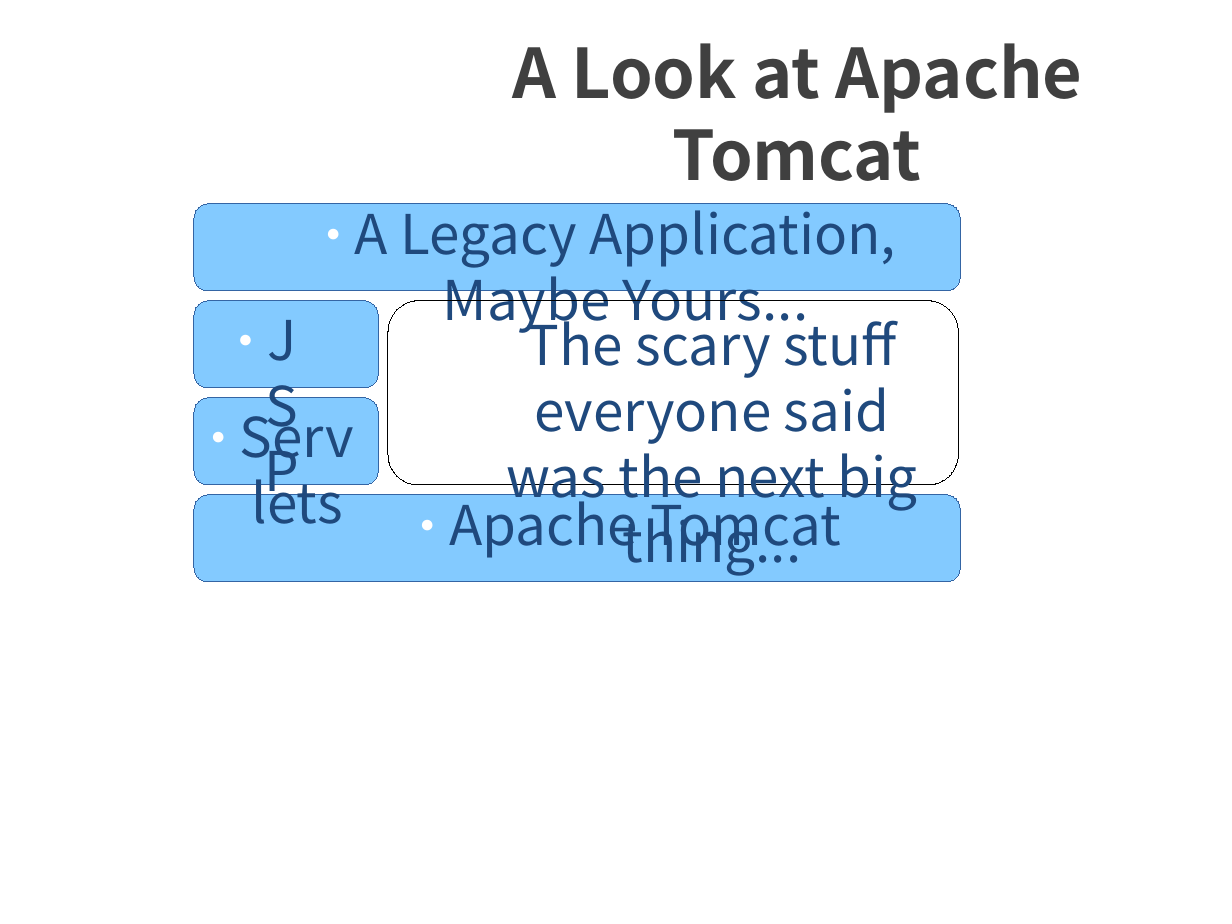
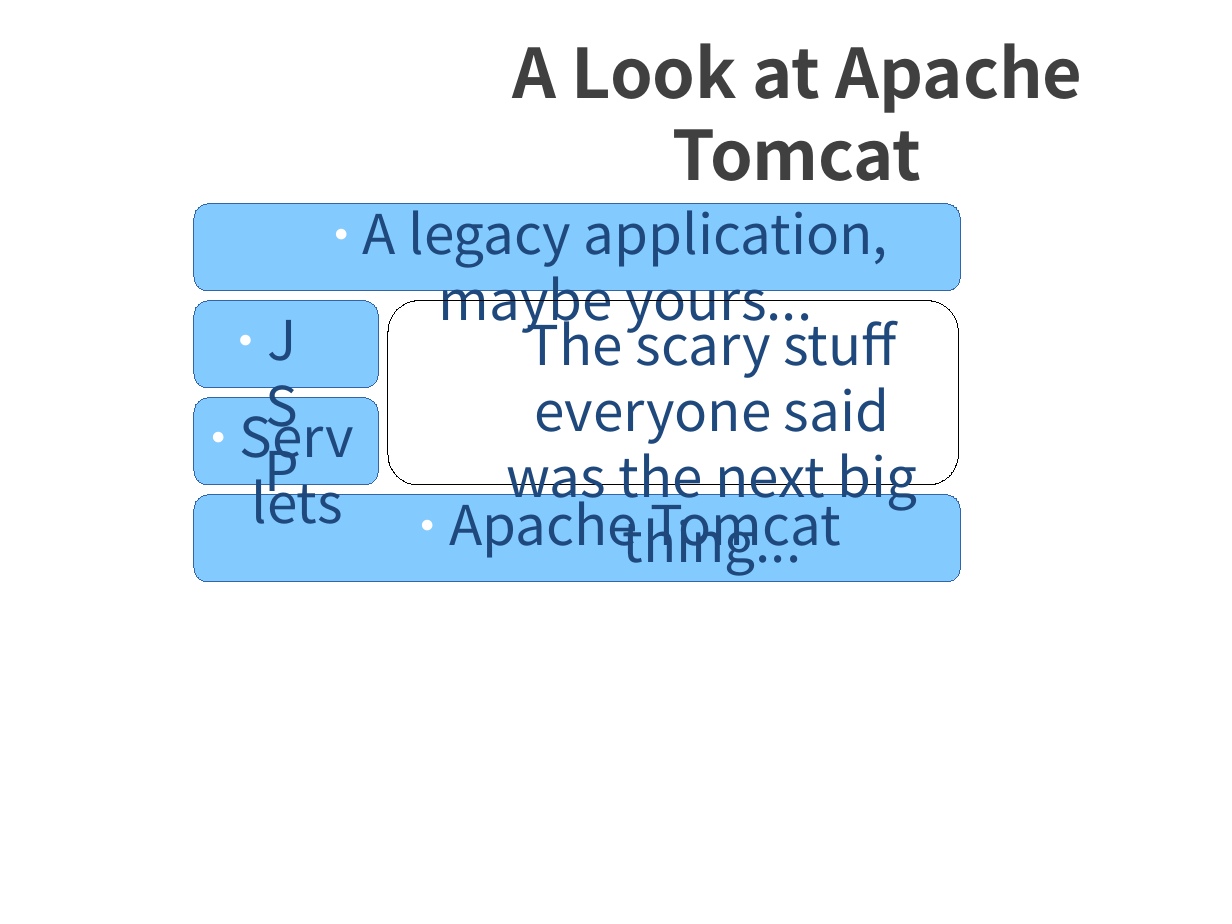
Before and after one commit to AndyGee/jpetstore-6, a slide deck: slide 4 of TomcatToTomEE.1-n.odp (slide 6 before the commit). Drawn at 1232x924 pixels with LibreOffice and Linux fonts; fonts in the diff are those of the drawing; background and template pictures are left out. Boxes give left, top, right and bottom in pixels: in the first picture for what was removed or moved away, otherwise in the second. Text is boxed around its words. In the diff, an @@ line names an element or a change of style, - is before the commit and + after.

```diff
--- a/TomcatToTomEE.1-n.odp
+++ b/TomcatToTomEE.1-n.odp
@@ text at (363,198,888,334): text changed @@
-● A Legacy Application, Maybe Yours...
+● A legacy application, maybe yours...
```
Also in this commit, not shown: 4 other slides changed, 1 slide removed, 1 other file.
